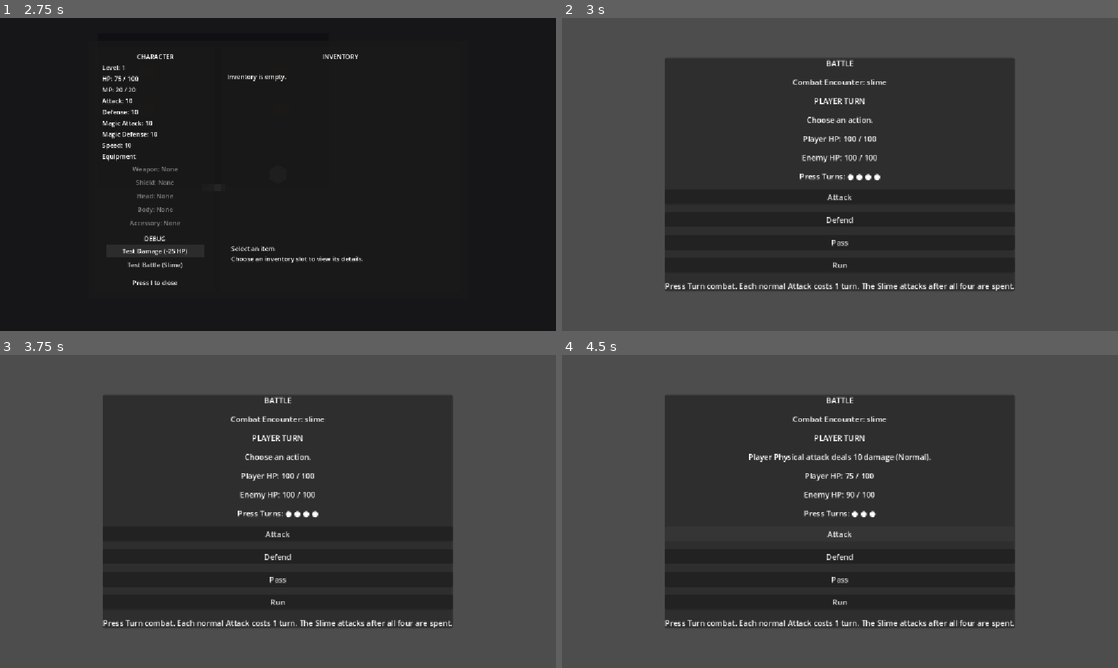
Above: before the commit, frames 1-4 (two rows, left to right).
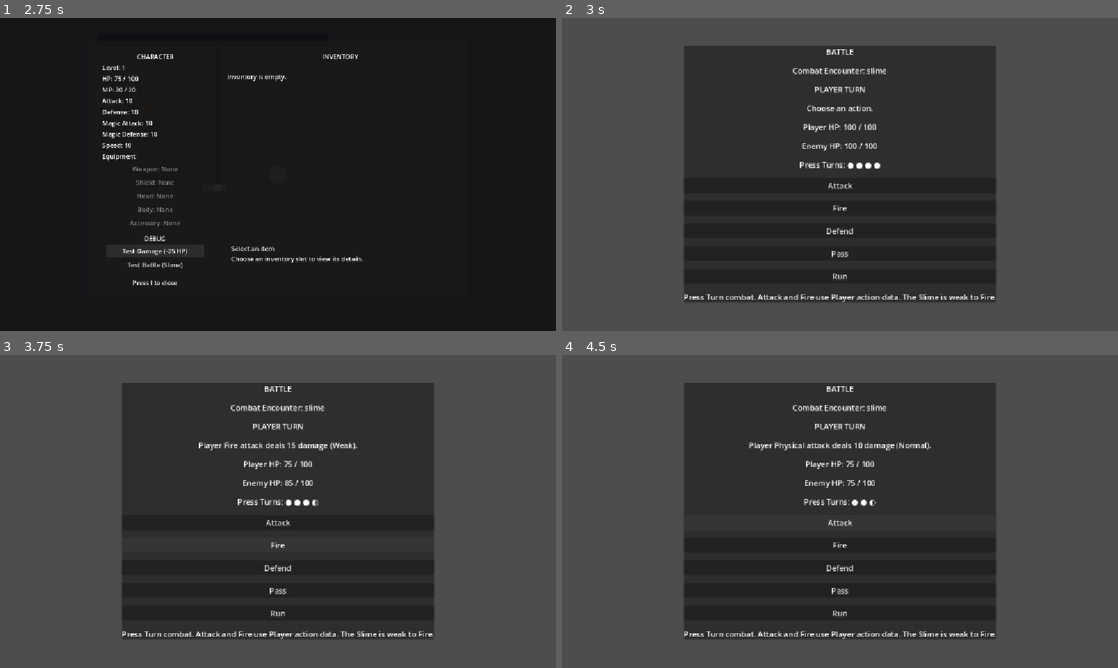
Above: after the commit, the same moments.

Repository: salexume94-pixel/Scripts
Game: Godot game, scene res://scenes/World.tscn
Same seed, same stepped clock (60 frames per second), same inputs: the game is played once before the commit and once after it.
Inputs (mouse positions are in pixels of both pictures, inside the frame that each line leads up to):
- Up to frame 1 (2.75 s): tap Enter at 0.5 s; hold Right (ui_right) 0.53-1.28 s; tap E at 0.6 s; hold Down (ui_down) 1.28-2 s; tap I at 1.35 s; click "Test Damage (-25 HP)" at 2 s
- Up to frame 2 (3 s): click "Test Battle (Slime)" at 2.75 s
- Up to frame 3 (3.75 s): click (278, 545) at 3.5 s, where only the run after the commit has a clickable "Fire"
- Up to frame 4 (4.5 s): click "Attack" at 4.25 s

Frame 1 is identical in both runs. In frame 2, 11% of the frame differs, in the area x 18-82%, y 8-91%; in frame 3, 11%; in frame 4, 11%.

Commit message:
Add Fire action button to Battle UI

Diff:
--- a/scenes/Battle.tscn
+++ b/scenes/Battle.tscn
@@ -59,6 +59,10 @@
 layout_mode = 2
 text = "Attack"
 [connection signal="pressed" from="CenterContainer/Panel/VBoxContainer/AttackButton" to="." method="_on_attack_pressed"]
+[node name="FireButton" type="Button" parent="CenterContainer/Panel/VBoxContainer"]
+layout_mode = 2
+text = "Fire"
+[connection signal="pressed" from="CenterContainer/Panel/VBoxContainer/FireButton" to="." method="_on_fire_pressed"]
 [node name="DefendButton" type="Button" parent="CenterContainer/Panel/VBoxContainer"]
 layout_mode = 2
 text = "Defend"
@@ -78,5 +82,5 @@
 [connection signal="pressed" from="CenterContainer/Panel/VBoxContainer/VictoryButton" to="." method="_on_victory_pressed"]
 [node name="DescriptionLabel" type="Label" parent="CenterContainer/Panel/VBoxContainer"]
 layout_mode = 2
-text = "Press Turn combat. Each normal Attack costs 1 turn. The Slime attacks after all four are spent."
+text = "Press Turn combat. Attack and Fire use Player action data. The Slime is weak to Fire."
 horizontal_alignment = 1
